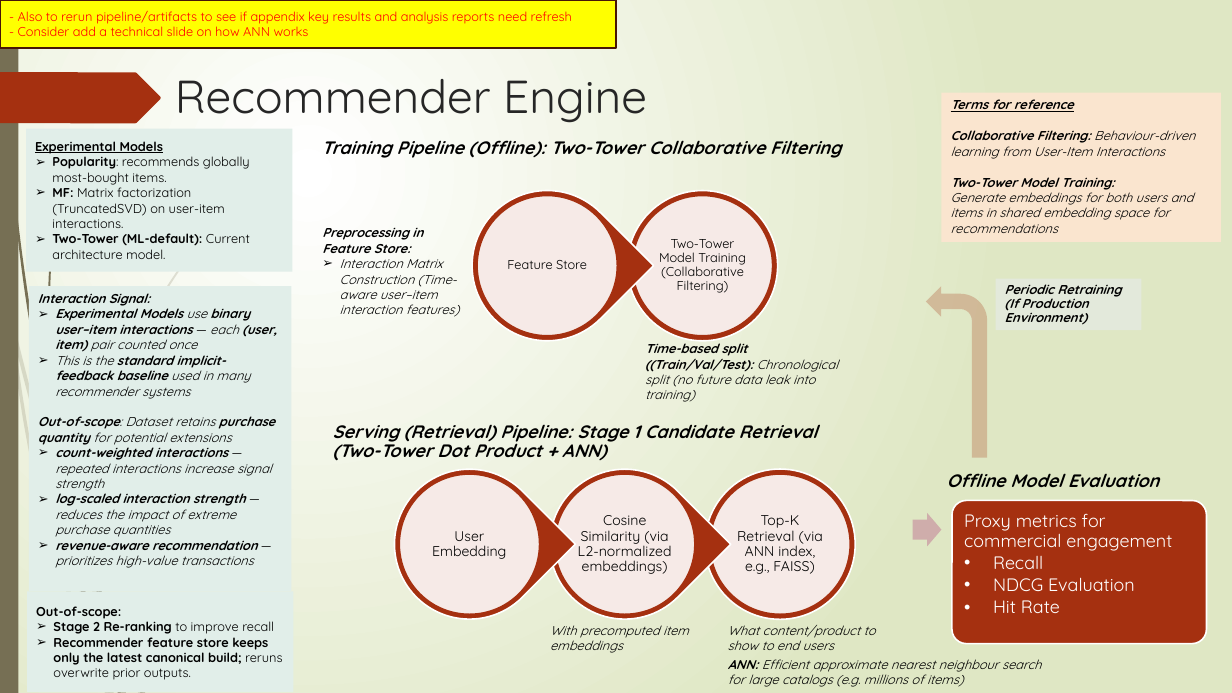
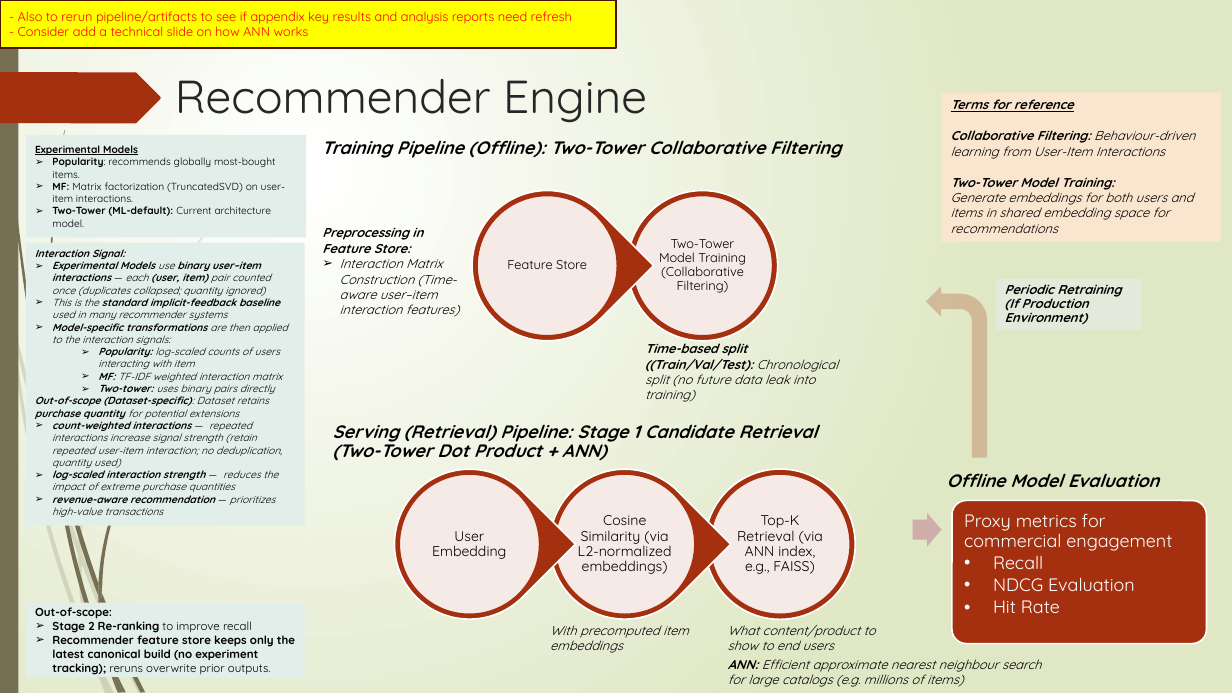
Before and after one commit to Phrey001/mle-marketplace-growth, a slide deck: slide 5 of docs/architecture.pptx. Drawn at 1232x693 pixels with LibreOffice and Linux fonts; fonts in the diff are those of the drawing. Boxes give left, top, right and bottom in pixels: in the first picture for what was removed or moved away, otherwise in the second. Text is boxed around its words. In the diff, an @@ line names an element or a change of style, - is before the commit and + after.

```diff
--- a/docs/architecture.pptx
+++ b/docs/architecture.pptx
@@ rectangle "Experimental Models": place and size @@
-rectangle "Experimental Models" at [26, 128, 292, 272]
+rectangle "Experimental Models" at [26, 135, 306, 238]
@@ rectangle "Experimental Models" at [26, 135, 306, 238]: size 10 to 8 pt @@
@@ rectangle "Interaction Signal:": place and size @@
-rectangle "Interaction Signal:" at [29, 287, 291, 592]
+rectangle "Interaction Signal:" at [26, 243, 305, 526]
@@ text in rectangle at [35, 249, 280, 517]: size 10 to 8 pt in "Interaction Signal:", "This is the standard implicit-feedback baseline used ...", "log-scaled interaction strength — reduces the impact ...", "revenue-aware recommendation — prioritizes high-value transa ..." @@
@@ text in rectangle at [52, 258, 271, 296]: text changed; size 10 to 8 pt; bold off @@
-➢ Experimental Models use binary user–item interactions — each (user, item) pair counted once
+➢ Experimental Models use binary user–item interactions — each (user, item) pair counted once (duplicates collapsed; quantity ignored)
@@ text in rectangle at [35, 319, 288, 468]: text changed; size 10 to 8 pt @@
-Out-of-scope: Dataset retains purchase quantity for potential extensions
-➢ count-weighted interactions — repeated interactions increase signal strength
+➢ Model-specific transformations are then applied to the interaction signals:
+  ➢ Popularity: log-scaled counts of users interacting with item
+  ➢ MF: TF-IDF weighted interaction matrix
+  ➢ Two-tower: uses binary pairs directly
+Out-of-scope (Dataset-specific): Dataset retains purchase quantity for potential extensions
+➢ count-weighted interactions — repeated interactions increase signal strength (retain repeated user-item interaction; no deduplication, quantity used)
@@ freeform shape added at [78, 542, 81, 564], fill #766F54 at 20% opacity @@
@@ freeform shape added at [98, 596, 112, 665], fill #766F54 @@
@@ rectangle "Out-of-scope:": place and size @@
-rectangle "Out-of-scope:" at [27, 592, 293, 692]
+rectangle "Out-of-scope:" at [26, 603, 305, 677]
@@ text in rectangle at [35, 607, 252, 633]: size 10 to 9 pt in "Out-of-scope:", "Stage 2 Re-ranking to improve recall" @@
@@ text in rectangle at [52, 632, 295, 675]: text changed; size 10 to 9 pt @@
-➢ Recommender feature store keeps only the latest canonical build; reruns overwrite prior outputs.
+➢ Recommender feature store keeps only the latest canonical build (no experiment tracking); reruns overwrite prior outputs.
```
Also in this commit, not shown: 1 other slide changed, 51 other files.
